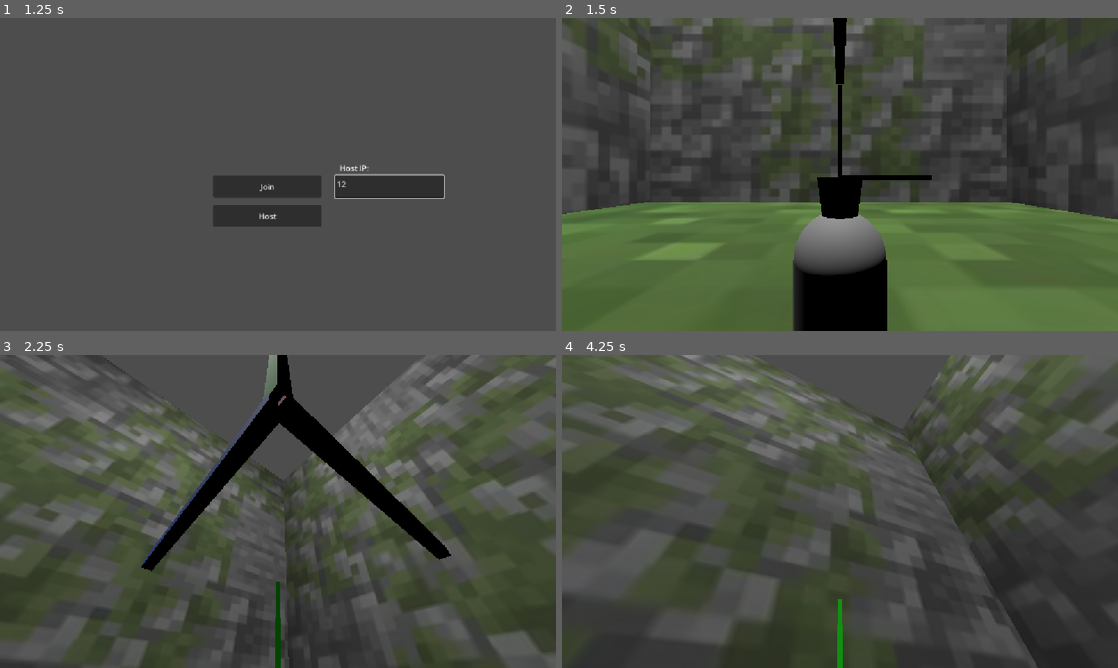
Above: before the commit, frames 1-4 (two rows, left to right).
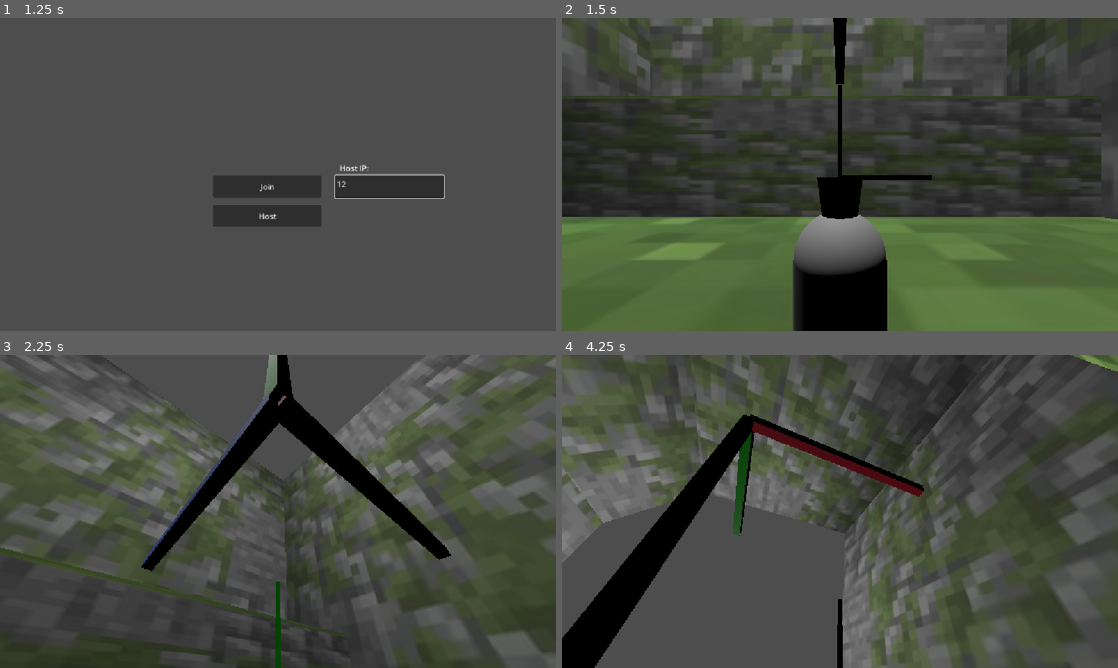
Above: after the commit, the same moments.

Repository: erlewa/bug-box
Game: Godot game, scene res://scenes/main_menu.tscn
The game is run twice, just before and just after one commit, with the same random seed, the same clock (stepped at 60 frames per second) and the same inputs.
Inputs (mouse positions are in pixels of both pictures, inside the frame that each line leads up to):
- Up to frame 1 (1.25 s): click (389, 187) at 0.52 s; type "12" at 0.6 s
- Up to frame 2 (1.5 s): click "Host" at 1.25 s
- Up to frame 3 (2.25 s): tap Enter (ui_accept) at 2 s; move the mouse to (305, 511) at 2.02 s; hold W (up) from 2.03 s (still down)
- Up to frame 4 (4.25 s): keep holding W (up); tap Enter (ui_accept) at 2.27, 3.02 s; move the mouse to (812, 511) at 2.77 s; move the mouse to (851, 505) at 3.52 s

Frame 1 is identical in both runs. In frame 2, 13% of the frame differs, in the area x 0-97%, y 24-64%; in frame 3, 3.8%; in frame 4, 53%, in the area x 0-100%, y 0-100%.

Commit message:
fix: rotation now based on normal, sometimes rotate wrong direction still

Diff:
--- a/bug-box/project.godot
+++ b/bug-box/project.godot
@@ -58,6 +58,7 @@
 debug_mode={
 "deadzone": 0.2,
 "events": [Object(InputEventKey,"resource_local_to_scene":false,"resource_name":"","device":-1,"window_id":0,"alt_press …(191 unchanged characters)…
+, Object(InputEventKey,"resource_local_to_scene":false,"resource_name":"","device":-1,"window_id":0,"alt_pressed":false,"shift_pressed":false,"ctrl_pressed":false,"meta_pressed":false,"pressed":false,"keycode":0,"physical_keycode":167,"key_label":0,"unicode":96,"location":0,"echo":false,"script":null)
 ]
 }
 
--- a/bug-box/scenes/axis_debug.tscn
+++ b/bug-box/scenes/axis_debug.tscn
@@ -32,5 +32,6 @@
 
 [node name="Z" type="MeshInstance3D" parent="." unique_id=1596239825]
 transform = Transform3D(1, 0, 0, 0, 1, 0, 0, 0, 1, 0, 0, -0.5)
+rotation_edit_mode = 2
 mesh = SubResource("BoxMesh_ldqs0")
 surface_material_override/0 = SubResource("StandardMaterial3D_ant3u")
--- a/bug-box/scenes/level_0.tscn
+++ b/bug-box/scenes/level_0.tscn
@@ -30,18 +30,35 @@
 
 [node name="Floor" type="StaticBody3D" parent="." unique_id=1262491241]
 transform = Transform3D(1, 0, 0, 0, 1, 0, 0, 0, 1, 0, -1, 1)
+metadata/_edit_group_ = true
 
 [node name="MeshInstance3D" type="MeshInstance3D" parent="Floor" unique_id=1064364090]
 transform = Transform3D(1, 0, 0, 0, 1, 0, 0, 0, 1, -1.0484066, -0.2795748, -0.88790274)
 material_override = SubResource("StandardMaterial3D_5nv5w")
 mesh = SubResource("BoxMesh_l14r6")
+metadata/_edit_group_ = true
 
 [node name="CollisionShape3D2" type="CollisionShape3D" parent="Floor" unique_id=1143151723]
 transform = Transform3D(1, 0, 0, 0, 1, 0, 0, 0, 1, -1.0484066, 0.21992517, -0.88790274)
 shape = SubResource("ConcavePolygonShape3D_7wnc2")
 
+[node name="Floor2" type="StaticBody3D" parent="." unique_id=1460159960]
+transform = Transform3D(1, 0, 0, 0, 1, 0, 0, 0, 1, 0, 5.875, -24.448)
+metadata/_edit_group_ = true
+
+[node name="MeshInstance3D" type="MeshInstance3D" parent="Floor2" unique_id=645739848]
+transform = Transform3D(1, 0, 0, 0, 1, 0, 0, 0, 1, -1.0484066, -0.2795748, -0.88790274)
+material_override = SubResource("StandardMaterial3D_5nv5w")
+mesh = SubResource("BoxMesh_l14r6")
+metadata/_edit_group_ = true
+
+[node name="CollisionShape3D2" type="CollisionShape3D" parent="Floor2" unique_id=194847877]
+transform = Transform3D(1, 0, 0, 0, 1, 0, 0, 0, 1, -1.0484066, 0.21992517, -0.88790274)
+shape = SubResource("ConcavePolygonShape3D_7wnc2")
+
 [node name="Wall1" type="StaticBody3D" parent="." unique_id=900262240]
 transform = Transform3D(1, 0, 0, 0, -4.371139e-08, -1, 0, 1, -4.371139e-08, 0, 14, -16)
+metadata/_edit_group_ = true
 
 [node name="MeshInstance3D" type="MeshInstance3D" parent="Wall1" unique_id=1248656921]
 transform = Transform3D(1, 0, 0, 0, 1, 0, 0, 0, 1, -1.0484066, -0.2795748, -0.88790274)
@@ -54,6 +71,7 @@
 
 [node name="Wall2" type="StaticBody3D" parent="." unique_id=752640484]
 transform = Transform3D(-4.371139e-08, -1, 0, 1, -4.371139e-08, 0, 0, 0, 1, 15, 16, 1)
+metadata/_edit_group_ = true
 
 [node name="MeshInstance3D" type="MeshInstance3D" parent="Wall2" unique_id=1612430133]
 transform = Transform3D(1, 0, 0, 0, 1, 0, 0, 0, 1, -1.0484066, -0.2795748, -0.88790274)
@@ -66,6 +84,7 @@
 
 [node name="Wall3" type="StaticBody3D" parent="." unique_id=1681709929]
 transform = Transform3D(1.9106855e-15, 4.371139e-08, -1, 1, -4.371139e-08, 0, -4.371139e-08, -1, -4.371139e-08, -2, 16, 16)
+metadata/_edit_group_ = true
 
 [node name="MeshInstance3D" type="MeshInstance3D" parent="Wall3" unique_id=743133257]
 transform = Transform3D(1, 0, 0, 0, 1, 0, 0, 0, 1, -1.0484066, -0.2795748, -0.88790274)
@@ -78,6 +97,7 @@
 
 [node name="Wall4" type="StaticBody3D" parent="." unique_id=1991578441]
 transform = Transform3D(4.371139e-08, 1, 8.742278e-08, 1, -4.371139e-08, 0, 3.821371e-15, 8.742278e-08, -1, -17, 16, -1)
+metadata/_edit_group_ = true
 
 [node name="MeshInstance3D" type="MeshInstance3D" parent="Wall4" unique_id=188552158]
 transform = Transform3D(1, 0, 0, 0, 1, 0, 0, 0, 1, -1.0484066, -0.2795748, -0.88790274)
@@ -86,6 +106,32 @@
 
 [node name="CollisionShape3D2" type="CollisionShape3D" parent="Wall4" unique_id=1870362423]
 transform = Transform3D(1, 0, 0, 0, 1, 0, 0, 0, 1, -1.0484066, 0.21992517, -0.88790274)
+shape = SubResource("ConcavePolygonShape3D_7wnc2")
+
+[node name="Wall6" type="StaticBody3D" parent="." unique_id=1042620945]
+transform = Transform3D(3.3927485e-08, 0.7761704, -0.63052326, 1, -4.371139e-08, 0, -2.7561047e-08, -0.63052326, -0.7761704, -18.28677, 16, 5.6484127)
+metadata/_edit_group_ = true
+
+[node name="MeshInstance3D" type="MeshInstance3D" parent="Wall6" unique_id=767113208]
+transform = Transform3D(1, 0, 0, 0, 1, 0, 0, 0, 1, -1.0484066, -0.2795748, -0.88790274)
+material_override = SubResource("StandardMaterial3D_jv3i5")
+mesh = SubResource("BoxMesh_l14r6")
+
+[node name="CollisionShape3D2" type="CollisionShape3D" parent="Wall6" unique_id=1107199310]
+transform = Transform3D(1, 0, 0, 0, 1, 0, 0, 0, 1, -1.0484066, 0.21992517, -0.88790274)
+shape = SubResource("ConcavePolygonShape3D_7wnc2")
+
+[node name="Wall5" type="StaticBody3D" parent="." unique_id=1501275274]
+transform = Transform3D(1.9106855e-15, 4.3711385e-08, 0.99999994, 1, -4.3711385e-08, 0, 4.371139e-08, 0.99999994, -4.3711385e-08, 0, -8.081833, -9.530491)
+metadata/_edit_group_ = true
+
+[node name="MeshInstance3D" type="MeshInstance3D" parent="Wall5" unique_id=868576150]
+transform = Transform3D(0.24133414, -3.5527137e-15, 2.1175824e-22, 0, 0.9999999, 3.5527137e-15, 0, -3.5527137e-15, 0.9999999, 10.099289, -0.2795744, -0.8879026)
+material_override = SubResource("StandardMaterial3D_jv3i5")
+mesh = SubResource("BoxMesh_l14r6")
+
+[node name="CollisionShape3D2" type="CollisionShape3D" parent="Wall5" unique_id=1621699131]
+transform = Transform3D(1, 0, 0, 0, 1, 0, 0, 0, 1, -1.827, 0.269, -0.926)
 shape = SubResource("ConcavePolygonShape3D_7wnc2")
 
 [node name="SpotLight3D2" type="SpotLight3D" parent="." unique_id=1799223686]
--- a/bug-box/scenes/player.tscn
+++ b/bug-box/scenes/player.tscn
@@ -60,9 +60,12 @@
 unique_name_in_owner = true
 visible = false
 layout_mode = 3
-anchors_preset = 0
-offset_right = 40.0
-offset_bottom = 40.0
+anchors_preset = 15
+anchor_right = 1.0
+anchor_bottom = 1.0
+grow_horizontal = 2
+grow_vertical = 2
+mouse_filter = 1
 
 [node name="BasisLabel" type="Label" parent="Debug" unique_id=756922720]
 unique_name_in_owner = true
@@ -80,6 +83,18 @@
 offset_top = 144.0
 offset_right = 50.0
 offset_bottom = 167.0
+vertical_alignment = 1
+
+[node name="GravityLabel" type="Label" parent="Debug" unique_id=36066043]
+unique_name_in_owner = true
+layout_mode = 1
+anchors_preset = 2
+anchor_top = 1.0
+anchor_bottom = 1.0
+offset_top = -23.0
+offset_right = 83.0
+grow_vertical = 0
+text = "Grav Label"
 
 [node name="AxisDebug" parent="." unique_id=1792255886 instance=ExtResource("2_g2els")]
 transform = Transform3D(1, 0, 0, 0, 1, 0, 0, 0, 1, 0, 1.3709276, 0)
--- a/bug-box/scripts/player.gd
+++ b/bug-box/scripts/player.gd
@@ -6,6 +6,7 @@
 @onready var basis_label: Label = %BasisLabel
 @onready var physics_label: Label = %PhysicsLabel
 @onready var debug: Control = %Debug
+@onready var gravity_label: Label = %GravityLabel
 
 const SPEED = 5.0
 const JUMP_VELOCITY = 4.5
@@ -60,7 +61,6 @@
 			Input.mouse_mode = Input.MOUSE_MODE_VISIBLE
 		else:
 			Input.mouse_mode = Input.MOUSE_MODE_CAPTURED
-		print("ESCAPED")
 
 func _unhandled_input(event):
 	_mouse_input = event is InputEventMouseMotion and Input.get_mouse_mode() == Input.MOUSE_MODE_CAPTURED
@@ -68,8 +68,6 @@
 		_rotation_input = -event.relative.x * MOUSE_SENSITIVITY
 		_tilt_input = -event.relative.y * MOUSE_SENSITIVITY
 
-
-
 @rpc("any_peer", "call_local", "reliable", 0)
 func change_gravity():
 	if !(multiplayer.is_server()):
@@ -84,11 +82,32 @@
 	vel_speed = Vector3(SPEED, SPEED, SPEED)
 
 	var obj = ray_cast_3d.get_collider()
+	var norm = ray_cast_3d.get_collision_normal()
 	ray_cast_3d.enabled = false
 
+	var surface_y = abs(norm.cross(global_transform.basis.z).normalized()) # Always want +y
+	var rot_axis = surface_y.cross(norm).normalized()
+	var target_basis = global_transform.basis.rotated(rot_axis, global_transform.basis.y.angle_to(norm))
+	#target_basis.y = norm
+	#target_basis.x = target_basis.z.cross(norm)
+	#target_basis.z = target_basis.x.cross(norm)
+	#target_basis = target_basis.orthonormalized()
+
+	gravity_label.text = (
+		"Starting Basis: " + str(global_transform.basis) +
+		"\nRotation: " + str(rad_to_deg(global_transform.basis.y.angle_to(norm))) +
+		"\nNormal: " + str(norm) +
+		"\nSurface Y: " + str(surface_y) +
+		"\nRotation Axis: " + str(rot_axis) +
+		"\nNormal Target: " + str(target_basis) +
+		"\nObject Basis: " + str(obj.global_transform.basis)
+	)
+
+
+	# TO-DO(erlewa): Rotation should be based on surface normal not basis,
+	# 		to enable more complex surface walking
 	var tween = create_tween()
 	var start_basis = global_transform.basis
-	var target_basis = obj.global_transform.basis
 
 	tween.tween_method(
 		func(weight: float):
@@ -121,7 +140,7 @@
 	if not is_on_floor():
 		vel_speed += gravity_dir * gravity_mag * delta
 
-	var direction := (global_transform.basis * Vector3(input_dir.x, 0, input_dir.y)).normalized() + global_transform.basis.y
+	var direction: Vector3 = (global_transform.basis * Vector3(input_dir.x, 0, input_dir.y)).normalized() + abs(global_transform.basis.y)
 
 	physics_label.text = (
 		"Input_dir: " + str(input_dir) +
@@ -139,6 +158,15 @@
 		velocity.z = move_toward(velocity.z, 0, SPEED)
 		velocity.y = move_toward(velocity.y, 0, SPEED)
 
+	physics_label.text = (
+		"Input_dir: " + str(input_dir) +
+		"\nDirection: " + str(direction) +
+		"\nVel Speed: " + str(vel_speed) +
+		"\nD*VS (Velocity): " + str(direction * vel_speed) +
+		"\nOn Ground: " + str(is_on_floor()) +
+		"\nUp Direction: " + str(up_direction)
+	)
+
 	move_and_slide()
 
 
